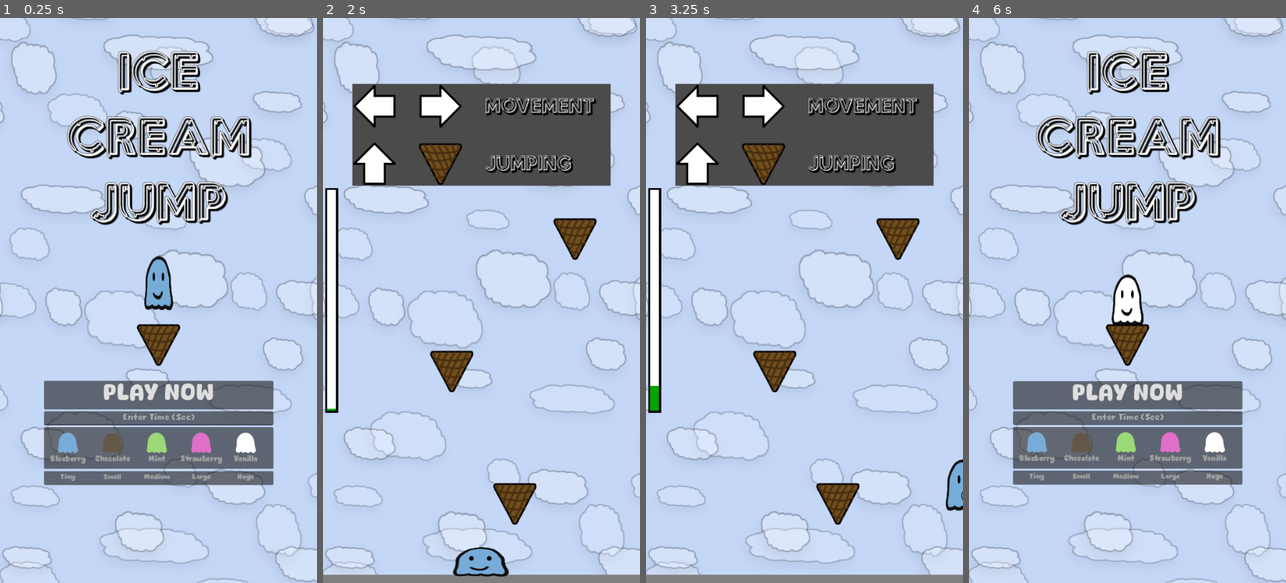
Above: before the commit, frames 1-4 (left to right).
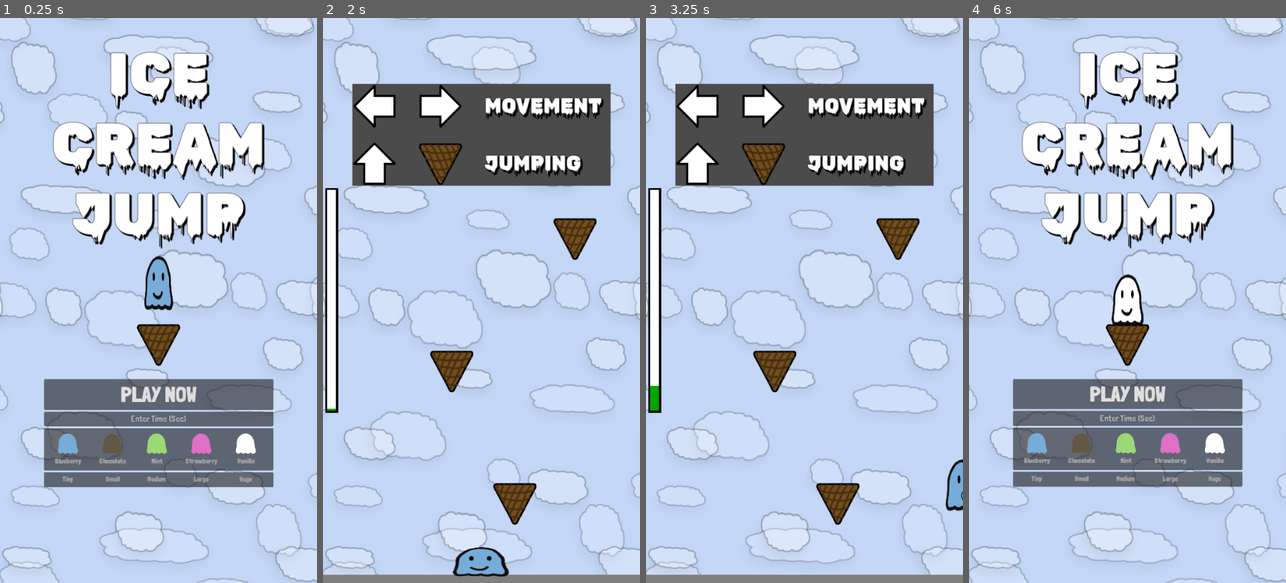
Above: after the commit, the same moments.

Repository: bsu-cs315/E2-hovell
Game: Godot game, scene res://title/title.tscn
Same seed, same stepped clock (60 frames per second), same inputs: the game is played once before the commit and once after it. Sound files missing from this copy of the repository are replaced by a short silence.
Inputs (mouse positions are in pixels of both pictures, inside the frame that each line leads up to):
- Up to frame 1 (0.25 s): no input
- Up to frame 2 (2 s): click (481, 419) at 0.52 s; type "12" at 0.6 s; click "PLAY NOW" at 1.25 s
- Up to frame 3 (3.25 s): hold D (move_right) from 2.03 s (still down); tap W (jump) at 2.27, 3.02 s
- Up to frame 4 (6 s): release D (move_right) at 3.53 s; hold A (move_left) 3.53-4.28 s; hold D (move_right) 4.28-5.75 s; tap W (jump) at 4.52, 5.27 s; click "MAIN MENU" at 5.75 s

The runs differ from the first frame. In frame 1, 16% of the frame differs, in the area x 13-87%, y 5-84%; in frame 2, 1.9%; in frame 3, 1.9%; in frame 4, 15%.

Commit message:
Change fonts and edit README with new font credits

Diff:
--- a/project/button_theme.tres
+++ b/project/button_theme.tres
@@ -1,6 +1,6 @@
 [gd_resource type="Theme" load_steps=2 format=3 uid="uid://j5mqsipse7id"]
 
-[ext_resource type="FontFile" uid="uid://de5b26e8c88ip" path="res://CuteDino-G33gG.ttf" id="1_nwxjg"]
+[ext_resource type="FontFile" uid="uid://b7iwekcgigkoc" path="res://LondrinaSolid-Black.ttf" id="1_1gbrl"]
 
 [resource]
 Button/colors/font_focus_color = Color(0.572549, 0.486275, 0.286275, 1)
@@ -9,4 +9,4 @@
 Button/colors/font_outline_color = Color(0, 0, 0, 1)
 Button/constants/outline_size = 1
 Button/font_sizes/font_size = 40
-Button/fonts/font = ExtResource("1_nwxjg")
+Button/fonts/font = ExtResource("1_1gbrl")
--- a/project/hud/hud.tscn
+++ b/project/hud/hud.tscn
@@ -69,7 +69,7 @@
 [node name="MoveLabel" type="Label" parent="Tutorial/MoveKeys"]
 layout_mode = 2
 theme = ExtResource("3_0q0s8")
-theme_override_font_sizes/font_size = 50
+theme_override_font_sizes/font_size = 45
 text = "MOVEMENT"
 horizontal_alignment = 1
 vertical_alignment = 1
@@ -92,7 +92,7 @@
 [node name="JumpLabel" type="Label" parent="Tutorial/JumpKey"]
 layout_mode = 2
 theme = ExtResource("3_0q0s8")
-theme_override_font_sizes/font_size = 50
+theme_override_font_sizes/font_size = 45
 text = "JUMPING"
 vertical_alignment = 1
 
--- a/project/text_theme.tres
+++ b/project/text_theme.tres
@@ -1,6 +1,6 @@
 [gd_resource type="Theme" load_steps=2 format=3 uid="uid://cp1v4hh5ky4xs"]
 
-[ext_resource type="FontFile" uid="uid://c7oixa3jxkuhp" path="res://MeltedPersonalUseBold-2OG4w.ttf" id="1_rpipi"]
+[ext_resource type="FontFile" uid="uid://ckjajc0eix2ry" path="res://RubikWetPaint-Regular.ttf" id="1_i5u4c"]
 
 [resource]
 Label/colors/font_outline_color = Color(0, 0, 0, 1)
@@ -9,4 +9,4 @@
 Label/constants/shadow_offset_x = 4
 Label/constants/shadow_offset_y = 4
 Label/constants/shadow_outline_size = 4
-Label/fonts/font = ExtResource("1_rpipi")
+Label/fonts/font = ExtResource("1_i5u4c")
--- a/project/title/title.tscn
+++ b/project/title/title.tscn
@@ -5,7 +5,6 @@
 [ext_resource type="Texture2D" uid="uid://pvqudvnvfftq" path="res://cone/cone.png" id="2_j4858"]
 [ext_resource type="Texture2D" uid="uid://cu6y4ilds0fxf" path="res://ice_cream/eye_left.png" id="3_wri25"]
 [ext_resource type="Texture2D" uid="uid://cuyd0jv83q6am" path="res://ice_cream/eye_right.png" id="4_q6nig"]
-[ext_resource type="FontFile" uid="uid://de5b26e8c88ip" path="res://CuteDino-G33gG.ttf" id="5_8fqn8"]
 [ext_resource type="Theme" uid="uid://j5mqsipse7id" path="res://button_theme.tres" id="5_ifrp4"]
 [ext_resource type="Texture2D" uid="uid://barvj67k83tk1" path="res://ice_cream/mouth_smile.png" id="5_ne2s7"]
 [ext_resource type="PackedScene" uid="uid://hly85inuki2d" path="res://background/ParallaxBackground.tscn" id="5_vxqxq"]
@@ -14,6 +13,7 @@
 [ext_resource type="Texture2D" uid="uid://miitm3e62f1j" path="res://ice_cream/flavor_chocolate.png" id="6_bs4wf"]
 [ext_resource type="Texture2D" uid="uid://co1ohbkrnclev" path="res://ice_cream/flavor_mint.png" id="7_6epv5"]
 [ext_resource type="Texture2D" uid="uid://by20eo0vpepha" path="res://ice_cream/flavor_strawberry.png" id="8_ggnxm"]
+[ext_resource type="FontFile" uid="uid://b7iwekcgigkoc" path="res://LondrinaSolid-Black.ttf" id="9_018ft"]
 [ext_resource type="Texture2D" uid="uid://bb0rnasykrule" path="res://ice_cream/flavor_vanilla.png" id="9_iyccw"]
 [ext_resource type="AudioStream" uid="uid://cjya3vb67edxa" path="res://ice_cream/sound_music_loop.ogg" id="13_h66xh"]
 [ext_resource type="AudioStream" uid="uid://dx163xeenhjv6" path="res://title/sound_play.wav" id="17_k14wj"]
@@ -137,7 +137,7 @@
 theme_override_colors/font_outline_color = Color(0, 0, 0, 1)
 theme_override_colors/font_selected_color = Color(0.831373, 0.737255, 0.521569, 1)
 theme_override_constants/outline_size = 1
-theme_override_fonts/font = ExtResource("5_8fqn8")
+theme_override_fonts/font = ExtResource("9_018ft")
 theme_override_font_sizes/font_size = 20
 placeholder_text = "Enter Time (Sec)"
 alignment = 1
@@ -146,7 +146,7 @@
 [node name="FlavorInput" type="ItemList" parent="VBoxContainer"]
 layout_mode = 2
 theme_override_constants/h_separation = 4
-theme_override_fonts/font = ExtResource("5_8fqn8")
+theme_override_fonts/font = ExtResource("9_018ft")
 allow_reselect = true
 allow_rmb_select = true
 allow_search = false
@@ -173,7 +173,7 @@
 [node name="ResolutionInput" type="ItemList" parent="VBoxContainer"]
 layout_mode = 2
 theme_override_constants/h_separation = 22
-theme_override_fonts/font = ExtResource("5_8fqn8")
+theme_override_fonts/font = ExtResource("9_018ft")
 theme_override_font_sizes/font_size = 15
 allow_reselect = true
 allow_rmb_select = true
Binary file removed: project/CuteDino-G33gG.ttf
Binary file added: project/LondrinaSolid-Black.ttf
Not shown, changed: project/LondrinaSolid-Black.ttf.import
Binary file removed: project/MeltedPersonalUseBold-2OG4w.ttf
Binary file added: project/RubikWetPaint-Regular.ttf
Not shown, changed: project/RubikWetPaint-Regular.ttf.import
Not shown, changed: README.md
